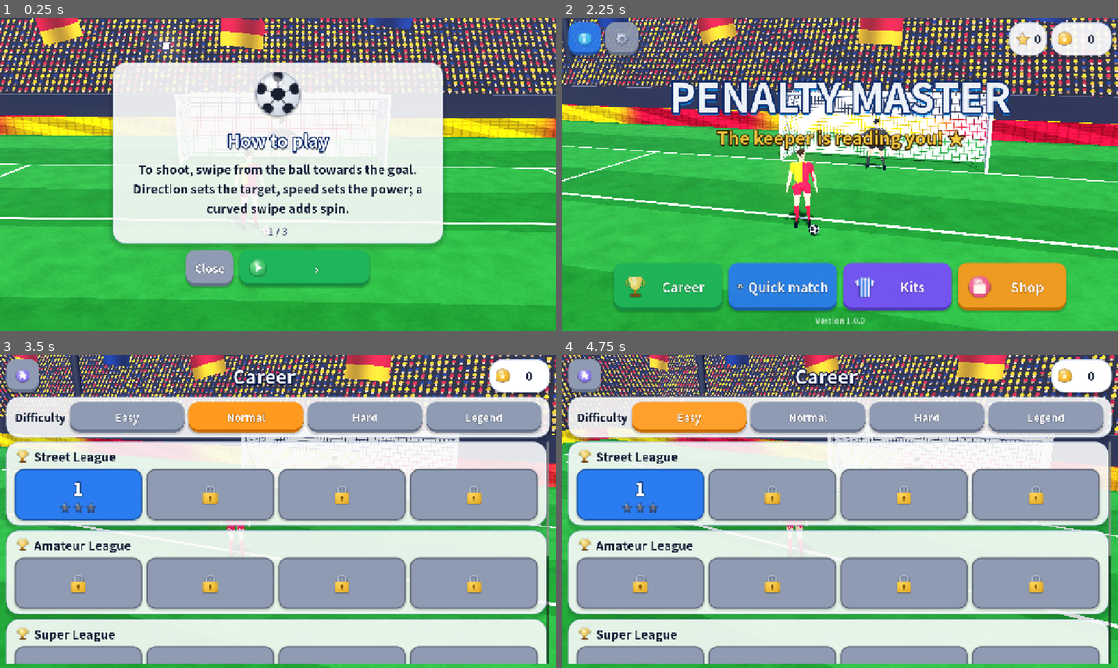
Above: before the commit, frames 1-4 (two rows, left to right).
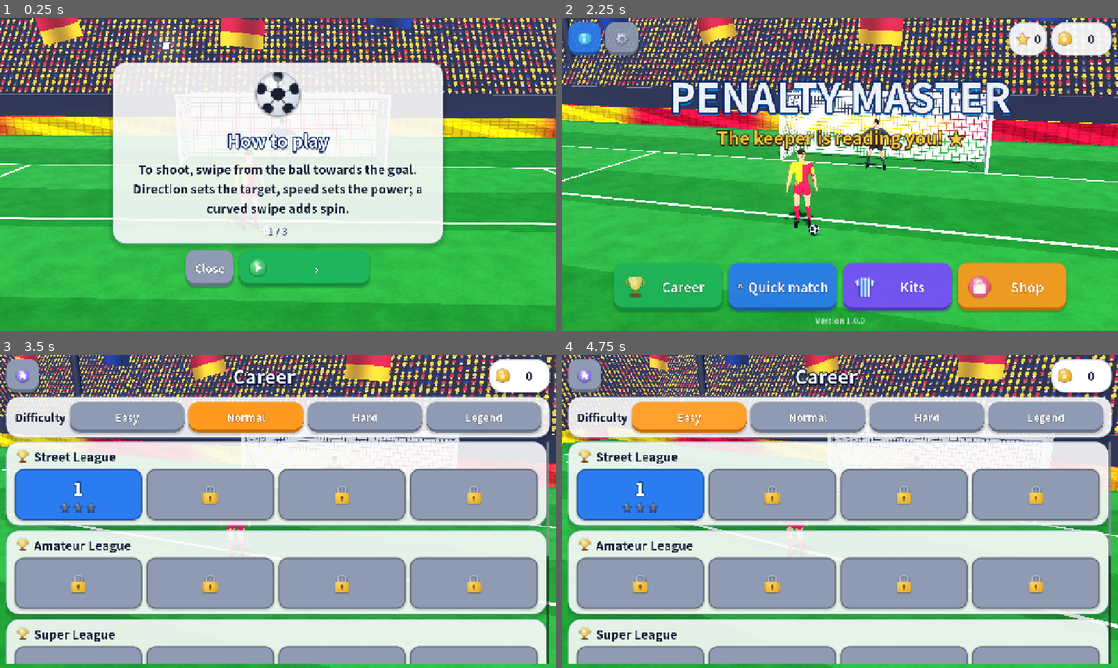
Above: after the commit, the same moments.

Repository: aliyuksekal/micro-biome-tycoon
Game: Godot game, scene res://scenes/main.tscn
Two runs of this game, one before a commit and one after it. Both use one fixed random seed, a clock stepped at 60 frames per second and the inputs below. Sound files missing from this copy of the repository are replaced by a short silence.
Inputs:
- Up to frame 1 (0.25 s): no input
- Up to frame 2 (2.25 s): click "›" at 0.5 s; click "›" at 1.25 s; click "Play" at 2 s
- Up to frame 3 (3.5 s): click "Career" at 2.75 s
- Up to frame 4 (4.75 s): click "Easy" at 3.5 s; click "Easy" at 4.25 s

The runs differ from the first frame. In frame 2, 0.4% of the frame differs, in the area x 40-59%, y 32-65%; in frame 3, less than 0.1%; in frame 4, less than 0.1%.

Commit message:
Karakter kemik ağırlıkları vücut parçasına göre (pelerin/etek bozulması giderildi), kamera, ten ve ışık ayarı
Co-Authored-By: Claude Opus 5.5 <noreply@anthropic.com>
Claude-Session: https://claude.ai/code/session_01CTJfmjm1dnQhva6BYkes8r

Diff:
--- a/scripts/world/player_model.gd
+++ b/scripts/world/player_model.gd
@@ -227,7 +227,7 @@
 	var brow := _std(Color(0.1, 0.07, 0.05), 0.8)
 	var lip := _std(Color(0.62, 0.36, 0.32), 0.5)
 	for sx in [-1.0, 1.0]:
-		var eye := _sphere(0.0135 * s, white)
+		var eye := _sphere(0.0115 * s, white)
 		eye.position = Vector3(sx * 0.033 * s, 0.103 * s, 0.081 * s)
 		eye.scale = Vector3(1.0, 0.75, 0.6)
 		att.add_child(eye)
@@ -240,7 +240,7 @@
 		att.add_child(pu)
 		var b := MeshInstance3D.new()
 		var bm := BoxMesh.new()
-		bm.size = Vector3(0.034 * s, 0.0065 * s, 0.01 * s)
+		bm.size = Vector3(0.03 * s, 0.0045 * s, 0.008 * s)
 		b.mesh = bm
 		b.material_override = brow
 		b.position = Vector3(sx * 0.034 * s, 0.124 * s, 0.093 * s)
--- a/scripts/world/stadium.gd
+++ b/scripts/world/stadium.gd
@@ -278,7 +278,7 @@
 	env.sky = sky
 	env.ambient_light_source = Environment.AMBIENT_SOURCE_COLOR
 	env.ambient_light_color = Color(0.55, 0.62, 0.78)
-	env.ambient_light_energy = 0.55
+	env.ambient_light_energy = 0.42
 	env.tonemap_mode = Environment.TONE_MAPPER_FILMIC
 	env.tonemap_exposure = 1.05
 	env.glow_enabled = true
--- a/scripts/world/world.gd
+++ b/scripts/world/world.gd
@@ -27,9 +27,9 @@
 func _ready() -> void:
 	stadium = Stadium.new()
 	add_child(stadium)
-	shooter = PlayerModel.new(false, Color("d9a17c"), Color("2a1a10"))
+	shooter = PlayerModel.new(false, Color("c4875f"), Color("1e140c"))
 	add_child(shooter)
-	keeper = PlayerModel.new(true, Color("c98e6a"), Color("151515"))
+	keeper = PlayerModel.new(true, Color("b27650"), Color("121010"))
 	add_child(keeper)
 	ball = Ball.new()
 	add_child(ball)
@@ -156,14 +156,14 @@
 	stadium.set_back_net_visible(true)
 	_reset_players()
 	_reset_ball()
-	shooter.position = Vector3(-0.95, 0, 12.35)
+	shooter.position = Vector3(-0.85, 0, 12.55)
 	shooter.rotation = Vector3(0, PI + 0.45, 0)
 	scan.visible = true
 	var portrait: bool = get_viewport().get_visible_rect().size.x < get_viewport().get_visible_rect().size.y
 	if portrait:
 		_set_cam(Vector3(0.45, 1.6, 14.6), Vector3(-0.1, 1.05, 1.0), instant, 0.9)
 	else:
-		_set_cam(Vector3(0.62, 1.32, 14.55), Vector3(-0.12, 1.12, 0.0), instant, 0.9)
+		_set_cam(Vector3(0.55, 1.42, 15.35), Vector3(-0.1, 1.1, 0.0), instant, 0.9)
 
 
 ## Yapay zekâ şut atar: şutçu = rakip forma, kaleci = senin kaleci forman
Binary file changed: assets/models/keeper.glb
Binary file changed: assets/models/player.glb
